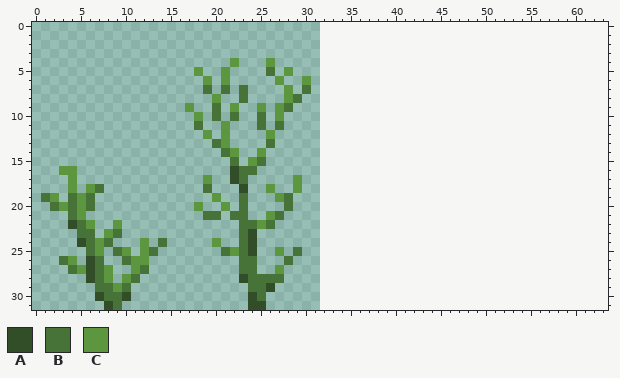
Pixel-art file: assets/coralA.aseprite. The picture above is the old version.
32x32 pixels, 1 frame. The old version is drawn lined up with the new one, on the new canvas.
Palette (. is transparent): A #324e28  B #477238  C #5c963f
Pixels before, first column x 1:
 4 .....................C...C....
 5 .................C..C....B.C..
 6 ..................C.C.....C..C
 7 ..................B.B.B....C.B
 8 ...................C..B....CB.
 9 ................C..B.C..C.CB..
10 .................C.B.B..B.C...
11 .................B..C...B.B...
12 ..................C.C....C....
13 ...................BC....B....
14 ....................BC..C.....
15 .....................B.CB.....
16 ..CC.................ABB......
17 ...C..............C..AB.....C.
18 ...C.CB...........B...A..C..C.
19 BC.BCB.............C..B...CB..
20 .BCBCB...........C..C.B....B..
21 ...BC.............BB.BB..CB...
22 ...ABC..C.............BBCB....
23 ....BB.CB.............BA......
24 ....ABCB...C.B.....C..BA......
25 .....BC.BC.CB.......BCBA..C.B.
26 ..BC.AB..BCC..........BB...B..
27 ...BCABC..CB..........BB..C...
28 .....ABC.CB...........ABBBB...
29 ......BBCB.............BBA....
30 ......ABBA.............AB.....
31 .......AB..............AA.....
After the commit:
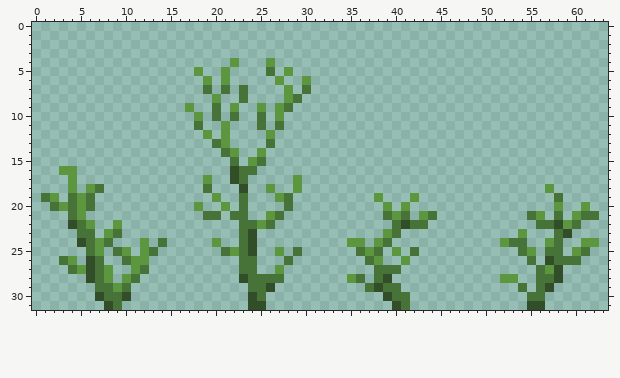
What changed:
canvas 32x32 -> 64x32
y 18: x 57 . -> C
y 19: x 38 . -> C; x 42 . -> C; x 58 . -> B
y 20: x 39 . -> C; x 41 . -> C; x 58 . -> C; x 61 . -> C
y 21: x 39..41 ... -> BCB; x 43..44 .. -> CB; x 55..56 .. -> BC; x 58 . -> B; x 60..62 ... -> CBB
y 22: x 40..43 .... -> BABB; x 56..60 ..... -> BBACB
y 23: x 39..40 .. -> CB; x 54 . -> C; x 58..59 .. -> BA
y 24: x 35..36 .. -> CC; x 38..39 .. -> CB; x 52..54 ... -> CBB; x 57..58 .. -> CB; x 61..62 .. -> CC
y 25: x 36..38 ... -> BCB; x 40 . -> C; x 42 . -> B; x 54..55 .. -> BC; x 57..58 .. -> BB; x 60..61 .. -> CB
y 26: x 37..38 .. -> BC; x 41 . -> C; x 55 . -> B; x 57..60 .... -> ABBB
y 27: x 38..40 ... -> BBB; x 56..58 ... -> BCA
y 28: x 35..36 .. -> CB; x 38..39 .. -> BA; x 52..53 .. -> CC; x 56..58 ... -> BBA
y 29: x 37..40 .... -> BABB; x 54 . -> B; x 56..57 .. -> BA
y 30: x 39..41 ... -> ABB; x 55..56 .. -> BB
y 31: x 40..41 .. -> AB; x 55..56 .. -> AA
Pixel boxes of the changes (left, top, right, bottom) in both pictures:
added: (500, 184, 599, 310)
added: (347, 193, 437, 310)
